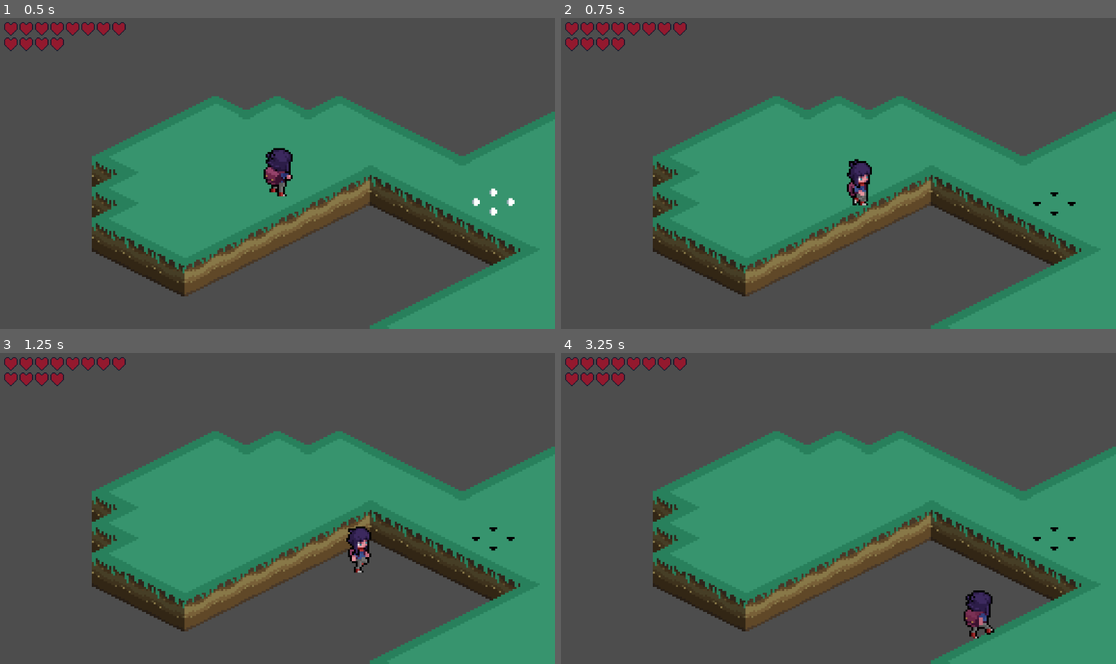
Above: before the commit, frames 1-4 (two rows, left to right).
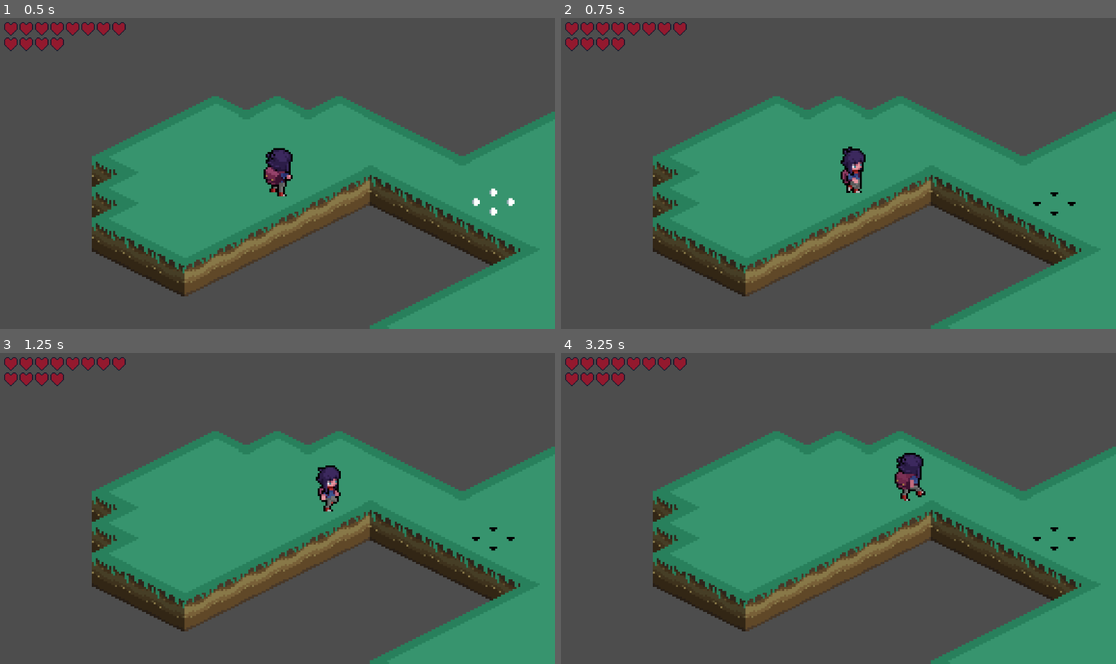
Above: after the commit, the same moments.

Repository: sanrin-san/practice-isometoric
Game: Godot game, scene res://Levels/level_1.tscn
The game is run twice, just before and just after one commit, with the same random seed, the same clock (stepped at 60 frames per second) and the same inputs.
Inputs:
- Up to frame 1 (0.5 s): no input
- Up to frame 2 (0.75 s): hold Right (ui_right) from 0.53 s (still down)
- Up to frame 3 (1.25 s): keep holding Right (ui_right)
- Up to frame 4 (3.25 s): release Right (ui_right) at 1.28 s; hold Down (ui_down) 1.28-2.03 s; hold Right (ui_right) 2.03-2.78 s; hold Up (ui_up) from 2.78 s (still down)

Frame 1 is identical in both runs. In frame 2, 0.8% of the frame differs, in the area x 50-57%, y 41-61%; in frame 3, 1.0%; in frame 4, 1.2%, in the area x 60-79%, y 32-92%.

Commit message:
2-19: create tile collision

Diff:
--- a/Entities/Player/player.tscn
+++ b/Entities/Player/player.tscn
@@ -720,6 +720,7 @@
 [sub_resource type="CircleShape2D" id="CircleShape2D_kiiij"]
 
 [node name="Player" type="CharacterBody2D" groups=["Player"]]
+collision_mask = 2
 script = ExtResource("1_3psyh")
 
 [node name="Sprite2D" type="Sprite2D" parent="."]
--- a/Tileset/ground_tileset.tres
+++ b/Tileset/ground_tileset.tres
@@ -9,6 +9,7 @@
 0:0/0/texture_origin = Vector2i(0, -8)
 0:0/0/terrain_set = 0
 0:0/0/terrain = 0
+0:0/0/physics_layer_0/polygon_0/points = PackedVector2Array(0, 8, 4, 6, 8, 4, 0, 0, 8, -4, 0, -8, -16, 0)
 0:0/0/terrains_peering_bit/right_corner = 0
 0:0/0/terrains_peering_bit/bottom_right_side = 0
 0:0/0/terrains_peering_bit/top_right_side = 0
@@ -16,6 +17,7 @@
 1:0/0/texture_origin = Vector2i(0, -8)
 1:0/0/terrain_set = 0
 1:0/0/terrain = 0
+1:0/0/physics_layer_0/polygon_0/points = PackedVector2Array(8, -4, -8, 4, -16, 0, 0, -8)
 1:0/0/terrains_peering_bit/right_corner = 0
 1:0/0/terrains_peering_bit/bottom_right_side = 0
 1:0/0/terrains_peering_bit/bottom_corner = 0
@@ -25,6 +27,7 @@
 2:0/0/texture_origin = Vector2i(0, -8)
 2:0/0/terrain_set = 0
 2:0/0/terrain = 0
+2:0/0/physics_layer_0/polygon_0/points = PackedVector2Array(0, 8, -4, 6, -8, 4, 0, 0, -8, -4, 0, -8, 16, 0)
 2:0/0/terrains_peering_bit/bottom_left_side = 0
 2:0/0/terrains_peering_bit/left_corner = 0
 2:0/0/terrains_peering_bit/top_left_side = 0
@@ -42,6 +45,7 @@
 2:1/0/texture_origin = Vector2i(0, -8)
 2:1/0/terrain_set = 0
 2:1/0/terrain = 0
+2:1/0/physics_layer_0/polygon_0/points = PackedVector2Array(0, 8, -16, 0, -8, -4, 0, 0, 8, -4, 16, 0)
 2:1/0/terrains_peering_bit/top_left_side = 0
 2:1/0/terrains_peering_bit/top_corner = 0
 2:1/0/terrains_peering_bit/top_right_side = 0
@@ -49,6 +53,7 @@
 1:1/0/texture_origin = Vector2i(0, -8)
 1:1/0/terrain_set = 0
 1:1/0/terrain = 0
+1:1/0/physics_layer_0/polygon_0/points = PackedVector2Array(0, -8, -8, -4, 8, 4, 16, 0)
 1:1/0/terrains_peering_bit/bottom_right_side = 0
 1:1/0/terrains_peering_bit/bottom_corner = 0
 1:1/0/terrains_peering_bit/bottom_left_side = 0
@@ -58,6 +63,7 @@
 0:1/0/texture_origin = Vector2i(0, -8)
 0:1/0/terrain_set = 0
 0:1/0/terrain = 0
+0:1/0/physics_layer_0/polygon_0/points = PackedVector2Array(0, -8, -16, 0, -8, 4, 0, 0, 8, 4, 16, 0)
 0:1/0/terrains_peering_bit/bottom_right_side = 0
 0:1/0/terrains_peering_bit/bottom_corner = 0
 0:1/0/terrains_peering_bit/bottom_left_side = 0
@@ -65,6 +71,7 @@
 0:2/0/texture_origin = Vector2i(0, -8)
 0:2/0/terrain_set = 0
 0:2/0/terrain = 0
+0:2/0/physics_layer_0/polygon_0/points = PackedVector2Array(-8, -4, 8, 4, 0, 8, -16, 0)
 0:2/0/terrains_peering_bit/right_corner = 0
 0:2/0/terrains_peering_bit/bottom_right_side = 0
 0:2/0/terrains_peering_bit/top_left_side = 0
@@ -74,6 +81,7 @@
 1:2/0/texture_origin = Vector2i(0, -8)
 1:2/0/terrain_set = 0
 1:2/0/terrain = 0
+1:2/0/physics_layer_0/polygon_0/points = PackedVector2Array(0, 8, -8, 4, 8, -4, 16, 0)
 1:2/0/terrains_peering_bit/bottom_left_side = 0
 1:2/0/terrains_peering_bit/left_corner = 0
 1:2/0/terrains_peering_bit/top_left_side = 0
@@ -95,6 +103,7 @@
 3:3/0/texture_origin = Vector2i(0, -8)
 3:3/0/terrain_set = 0
 3:3/0/terrain = 0
+3:3/0/physics_layer_0/polygon_0/points = PackedVector2Array(0, -4, -4, -6, 0, -8, 4.5, -6)
 3:3/0/terrains_peering_bit/right_corner = 0
 3:3/0/terrains_peering_bit/bottom_right_side = 0
 3:3/0/terrains_peering_bit/bottom_corner = 0
@@ -106,6 +115,7 @@
 2:3/0/texture_origin = Vector2i(0, -8)
 2:3/0/terrain_set = 0
 2:3/0/terrain = 0
+2:3/0/physics_layer_0/polygon_0/points = PackedVector2Array(0, 4, -4, 6, 0, 8, 4.5, 6)
 2:3/0/terrains_peering_bit/right_corner = 0
 2:3/0/terrains_peering_bit/bottom_right_side = 0
 2:3/0/terrains_peering_bit/bottom_left_side = 0
@@ -117,6 +127,7 @@
 1:3/0/texture_origin = Vector2i(0, -8)
 1:3/0/terrain_set = 0
 1:3/0/terrain = 0
+1:3/0/physics_layer_0/polygon_0/points = PackedVector2Array(-12, -2, -16, 0, -12, 2, -8, 0)
 1:3/0/terrains_peering_bit/right_corner = 0
 1:3/0/terrains_peering_bit/bottom_right_side = 0
 1:3/0/terrains_peering_bit/bottom_corner = 0
@@ -128,6 +139,7 @@
 0:3/0/texture_origin = Vector2i(0, -8)
 0:3/0/terrain_set = 0
 0:3/0/terrain = 0
+0:3/0/physics_layer_0/polygon_0/points = PackedVector2Array(12, -2, 16, 0, 12, 2, 8, 0)
 0:3/0/terrains_peering_bit/bottom_right_side = 0
 0:3/0/terrains_peering_bit/bottom_corner = 0
 0:3/0/terrains_peering_bit/bottom_left_side = 0
@@ -140,6 +152,7 @@
 tile_shape = 1
 tile_layout = 5
 tile_size = Vector2i(32, 16)
+physics_layer_0/collision_layer = 2
 terrain_set_0/mode = 0
 terrain_set_0/terrain_0/name = "Ground"
 terrain_set_0/terrain_0/color = Color(0.553276, 0.287697, 0.375802, 1)
